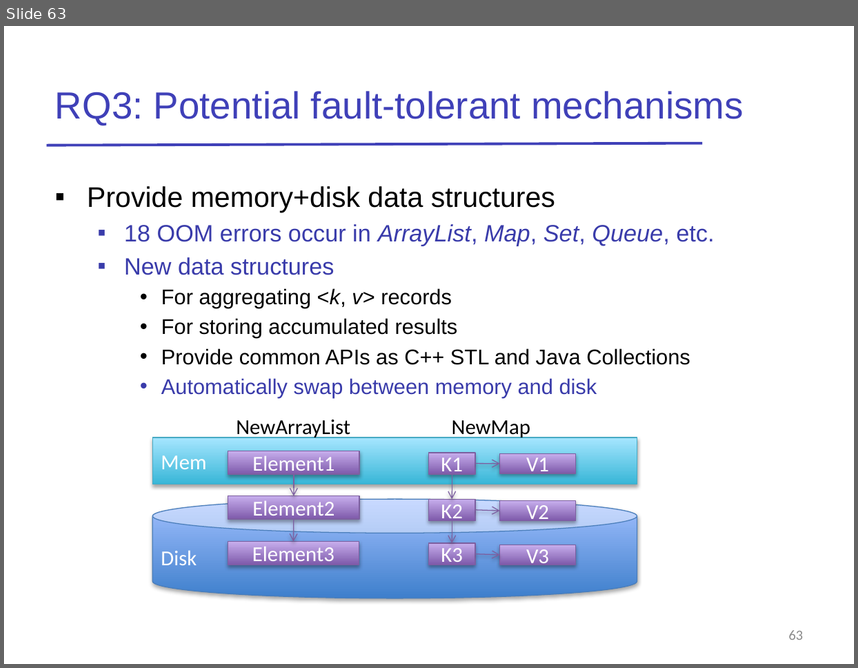
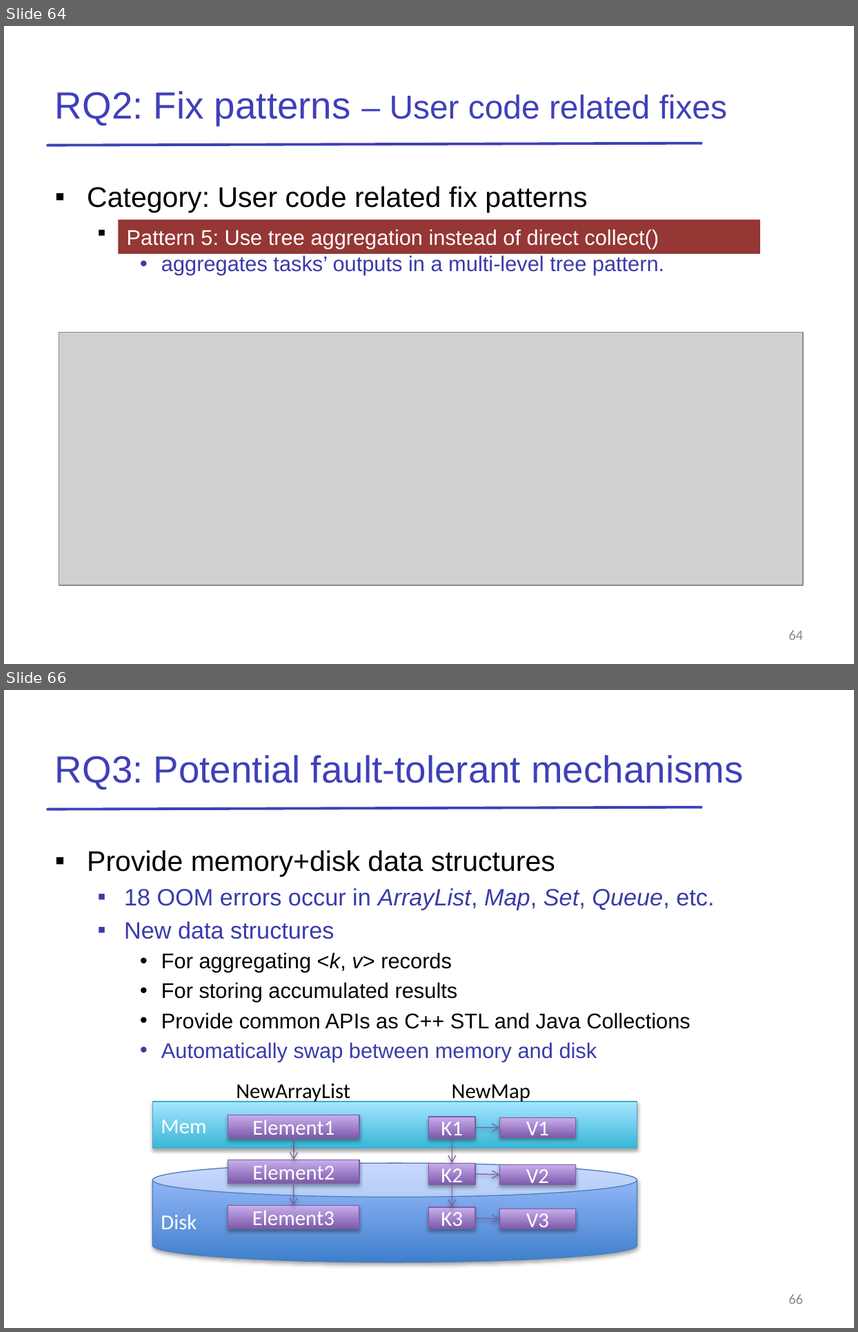
Before and after one commit to JerryLead/MyPaper, a slide deck: slides/OOM-talk-Lijie.pptx. Shown one above the other, each under a label of ours: slide 63 before the commit, slides 64 and 66 after it; the slides between them are not shown. The pictures are 858x668 and 858x1332 pixels, drawn with LibreOffice and Linux fonts; fonts in the diff are those of the drawing; grey boxes stand for pictures. Boxes give left, top, right and bottom in pixels: in the first picture for what was removed or moved away, otherwise in the second. Text is boxed around its words. In the diff, an @@ line names an element or a change of style, - is before the commit and + after.

```diff
--- a/slides/OOM-talk-Lijie.pptx
+++ b/slides/OOM-talk-Lijie.pptx
@@ slide 64 added at [4, 26, 854, 664], background #FFFFFF; not listed: 1 template element that a slide beside it also shows @@
@@ title added at [55, 91, 727, 125], 28 pt, text #3F40B8 @@
+RQ2: Fix patterns – User code related fixes
@@ text added at [87, 186, 664, 275], 18 pt, text #000000 @@
+▪ Category: User code related fix patterns
+  ▪ Lower framework buffer size
+    • aggregates tasks’ outputs in a multi-level tree pattern.
@@ rectangle added at [118, 220, 760, 254], fill #953735, 18 pt, text #FFFFFF @@
+  Pattern 5: Use tree aggregation instead of direct collect()
@@ picture added at [59, 332, 803, 586] @@
@@ page number added at [789, 630, 803, 639], 12 pt, text #8C8C8C @@
+64
@@ what was slide 63 is now slide 66 @@
@@ page number at [789, 1294, 803, 1303]: text changed @@
-63
+66
```
Also in this commit, not shown: 21 slides changed, 4 other slides added, 2 slides removed, 1 other file.
